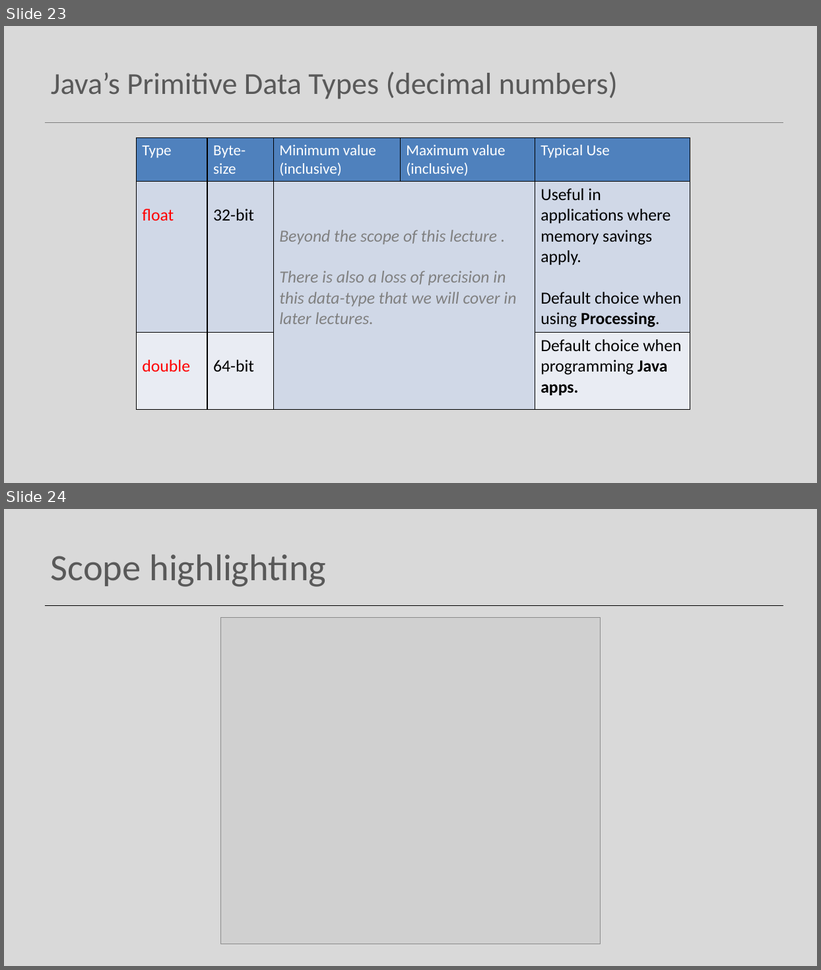
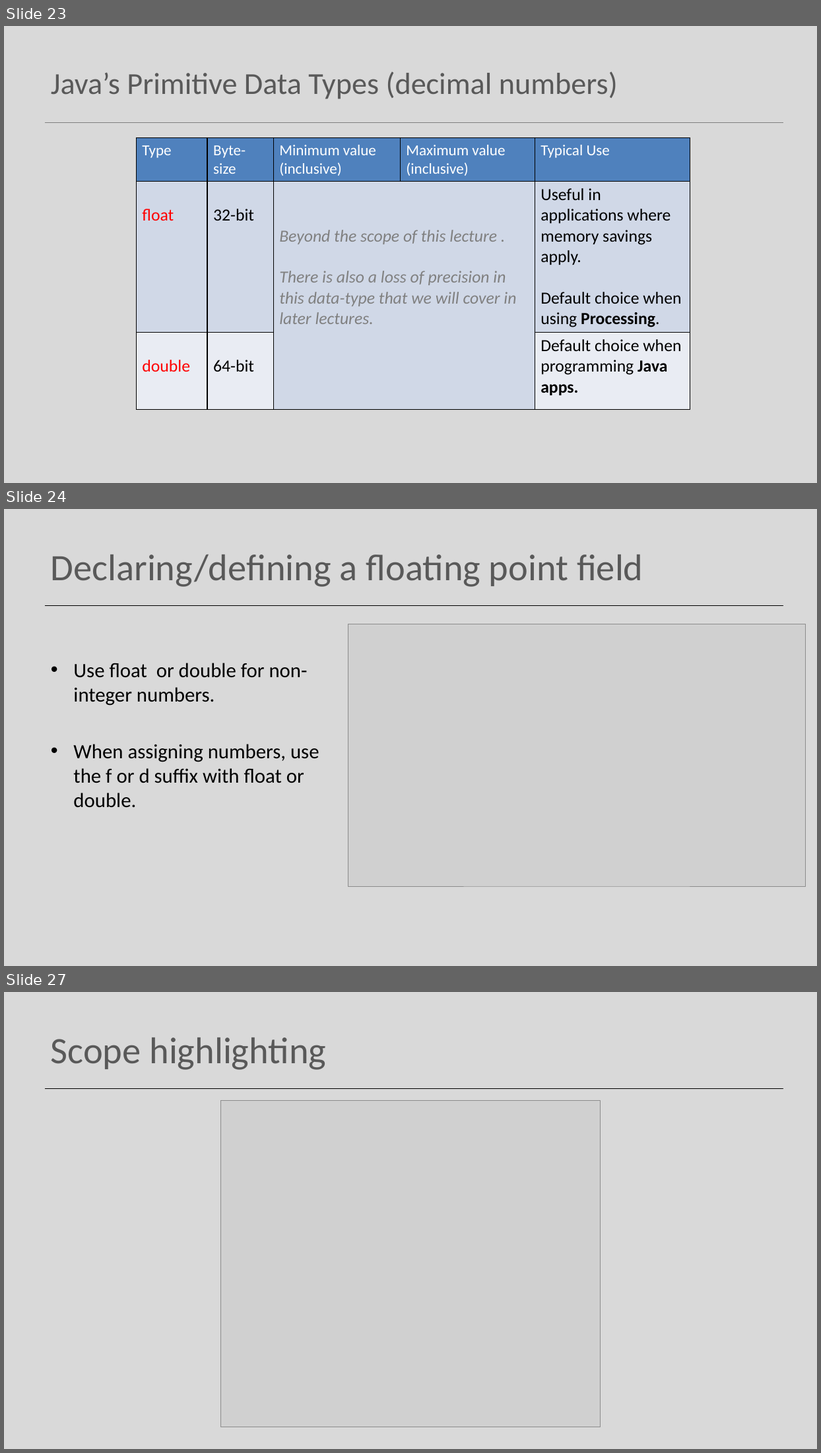
Before and after one commit to Programming-Fundamentals-SETU/prog-fund-1-sept-25, a slide deck: topic03-dataTypes-variables-and-expressions/unit-1/talk-1/a-data-types.pptx. Shown one above the other, each under a label of ours: slides 23 and 24 before the commit, slides 23, 24 and 27 after it; the slides between them are not shown. The pictures are 821x970 and 821x1453 pixels, drawn with LibreOffice and Linux fonts; fonts in the diff are those of the drawing; grey boxes stand for pictures. Boxes give left, top, right and bottom in pixels: in the first picture for what was removed or moved away, otherwise in the second. Text is boxed around its words. In the diff, an @@ line names an element or a change of style, - is before the commit and + after.

```diff
--- a/topic03-dataTypes-variables-and-expressions/unit-1/talk-1/a-data-types.pptx
+++ b/topic03-dataTypes-variables-and-expressions/unit-1/talk-1/a-data-types.pptx
@@ slide 24 added at [4, 509, 817, 966], background #D9D9D9; not listed: 1 template element that a slide beside it also shows @@
@@ title added at [51, 555, 643, 587], 44 pt, text #595959 @@
+Declaring/defining a floating point field
@@ picture added at [348, 625, 805, 887] @@
@@ text added at [73, 663, 319, 808], 24 pt, text #000000 @@
+• Use float or double for non-integer numbers.
+• When assigning numbers, use the f or d suffix with float or double.
@@ what was slide 24 is now slide 27 @@
```
Also in this commit, not shown: 8 slides changed, 4 other slides added, 2 slides removed, 19 other files.
